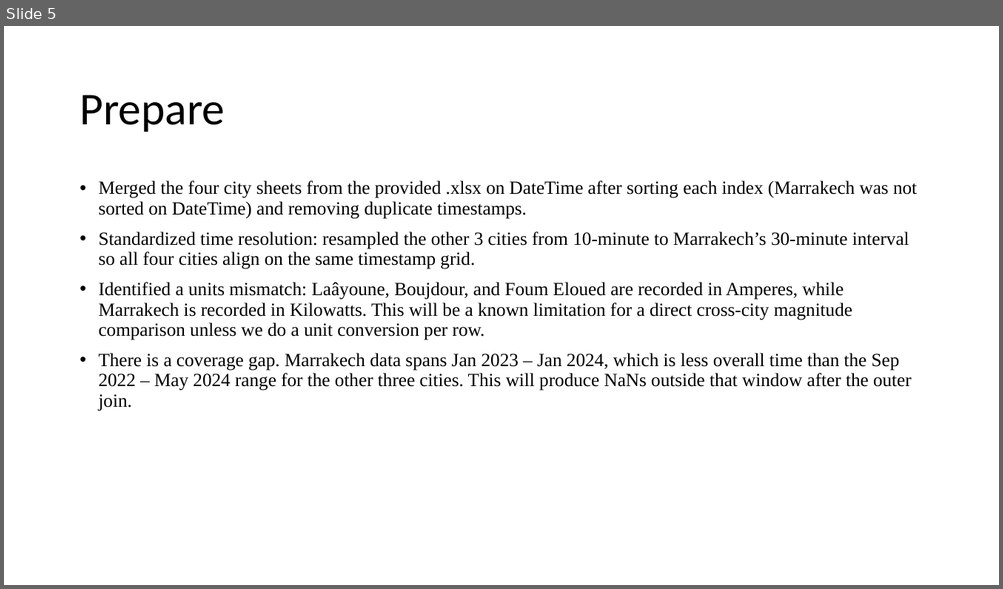
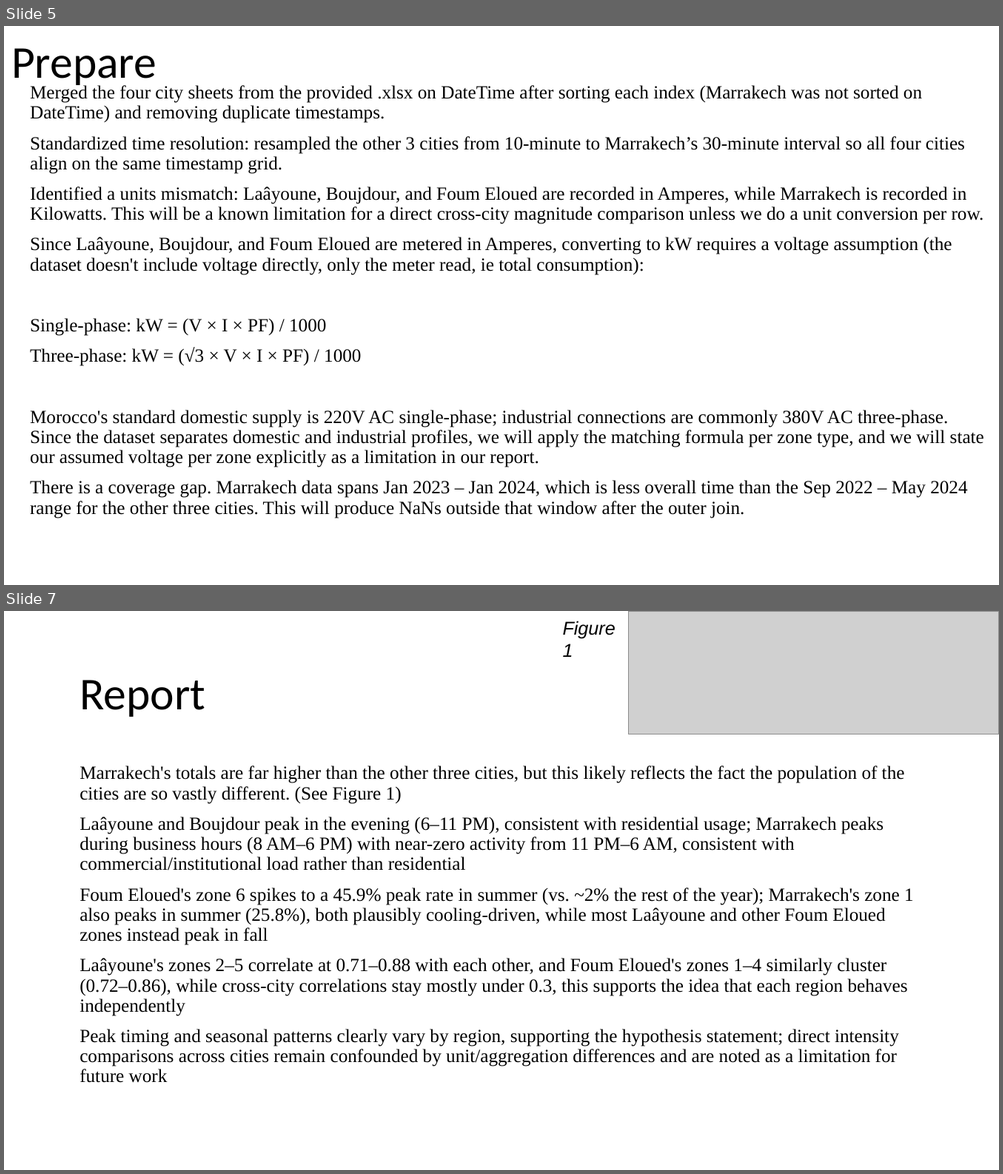
Before and after one commit to Foxman301/ANA500Project, a slide deck: ANA500_Micro-Project_JonathanEspedal.pptx. Shown one above the other, each under a label of ours: slide 5 before the commit, slides 5 and 7 after it; the slides between them are not shown. The pictures are 1003x589 and 1003x1174 pixels, drawn with LibreOffice and Linux fonts; fonts in the diff are those of the drawing; grey boxes stand for pictures. Boxes give left, top, right and bottom in pixels: in the first picture for what was removed or moved away, otherwise in the second. Text is boxed around its words. In the diff, an @@ line names an element or a change of style, - is before the commit and + after.

Commit message:
Week 2 Micro Proj
New push of code pdf, proper cleaned data set. Last one I did not retain DateTime as a row because index was set to false, and the powerpoint

```diff
--- a/ANA500_Micro-Project_JonathanEspedal.pptx
+++ b/ANA500_Micro-Project_JonathanEspedal.pptx
@@ slide 7 added at (x1=4, y1=611, x2=999, y2=1170), background #FFFFFF @@
@@ text added at (x1=563, y1=621, x2=615, y2=657), 18 pt, text #000000, italic @@
+Figure 1
@@ picture added at (x1=629, y1=611, x2=999, y2=734) @@
@@ title added at (x1=79, y1=680, x2=205, y2=717), 44 pt, text #000000 @@
+Report
@@ text added at (x1=79, y1=766, x2=913, y2=1083), 18 pt, text #000000 @@
+Marrakech's totals are far higher than the other three cities, but this likely reflects the fact the population of the cities are so vastly different. (See Figure 1)
+Laâyoune and Boujdour peak in the evening (6–11 PM), consistent with residential usage; Marrakech peaks during business hours (8 AM–6 PM) with near-zero activity from 11 PM–6 AM, consistent with commercial/institutional load rather than residential
+Foum Eloued's zone 6 spikes to a 45.9% peak rate in summer (vs. ~2% the rest of the year); Marrakech's zone 1 also peaks in summer (25.8%), both plausibly cooling-driven, while most Laâyoune and other Foum Eloued zones instead peak in fall
+Laâyoune's zones 2–5 correlate at 0.71–0.88 with each other, and Foum Eloued's zones 1–4 similarly cluster (0.72–0.86), while cross-city correlations stay mostly under 0.3, this supports the idea that each region behaves independently
+Peak timing and seasonal patterns clearly vary by region, supporting the hypothesis statement; direct intensity comparisons across cities remain confounded by unit/aggregation differences and are noted as a limitation for future work
@@ slide 5 changed as well @@
@@ title "Prepare" rewrapped from (x1=79, y1=95, x2=225, y2=132) to (x1=11, y1=48, x2=156, y2=89) @@
@@ text "Merged the four city sheets ..." moved from (x1=99, y1=181, x2=916, y2=412) to (x1=30, y1=84, x2=984, y2=519) @@
@@ text at (x1=30, y1=84, x2=984, y2=519): bullet • to none @@
@@ text at (x1=30, y1=237, x2=984, y2=468): paragraphs added @@
+Since Laâyoune, Boujdour, and Foum Eloued are metered in Amperes, converting to kW requires a voltage assumption (the dataset doesn't include voltage directly, only the meter read, ie total consumption):
+Single-phase: kW = (V × I × PF) / 1000
+Three-phase: kW = (√3 × V × I × PF) / 1000
+Morocco's standard domestic supply is 220V AC single-phase; industrial connections are commonly 380V AC three-phase. Since the dataset separates domestic and industrial profiles, we will apply the matching formula per zone type, and we will state our assumed voltage per zone explicitly as a limitation in our report.
```
Also in this commit, not shown: 5 other slides changed, 1 other slide added, 2 slides removed, 2 other files.
